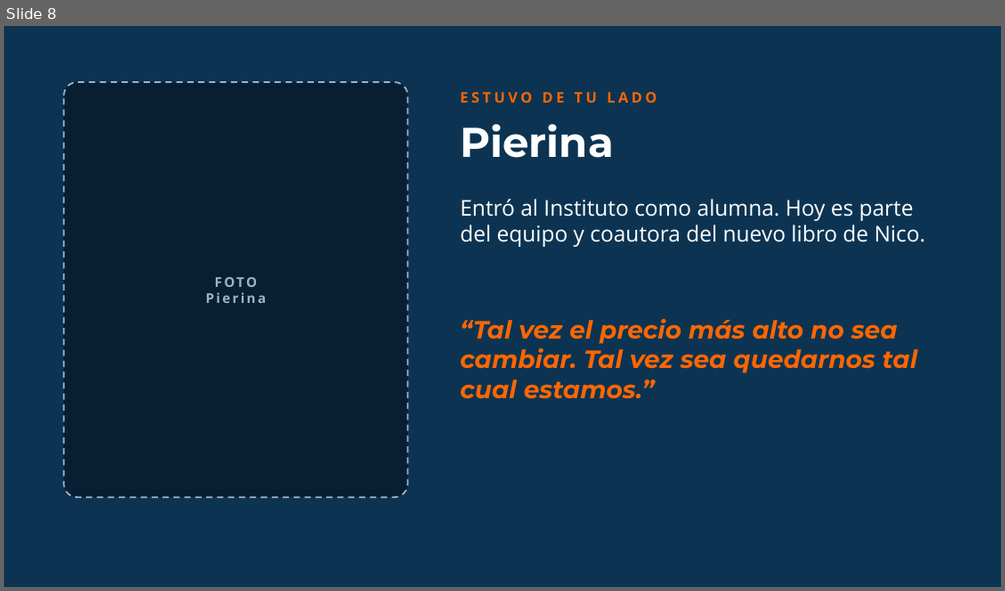
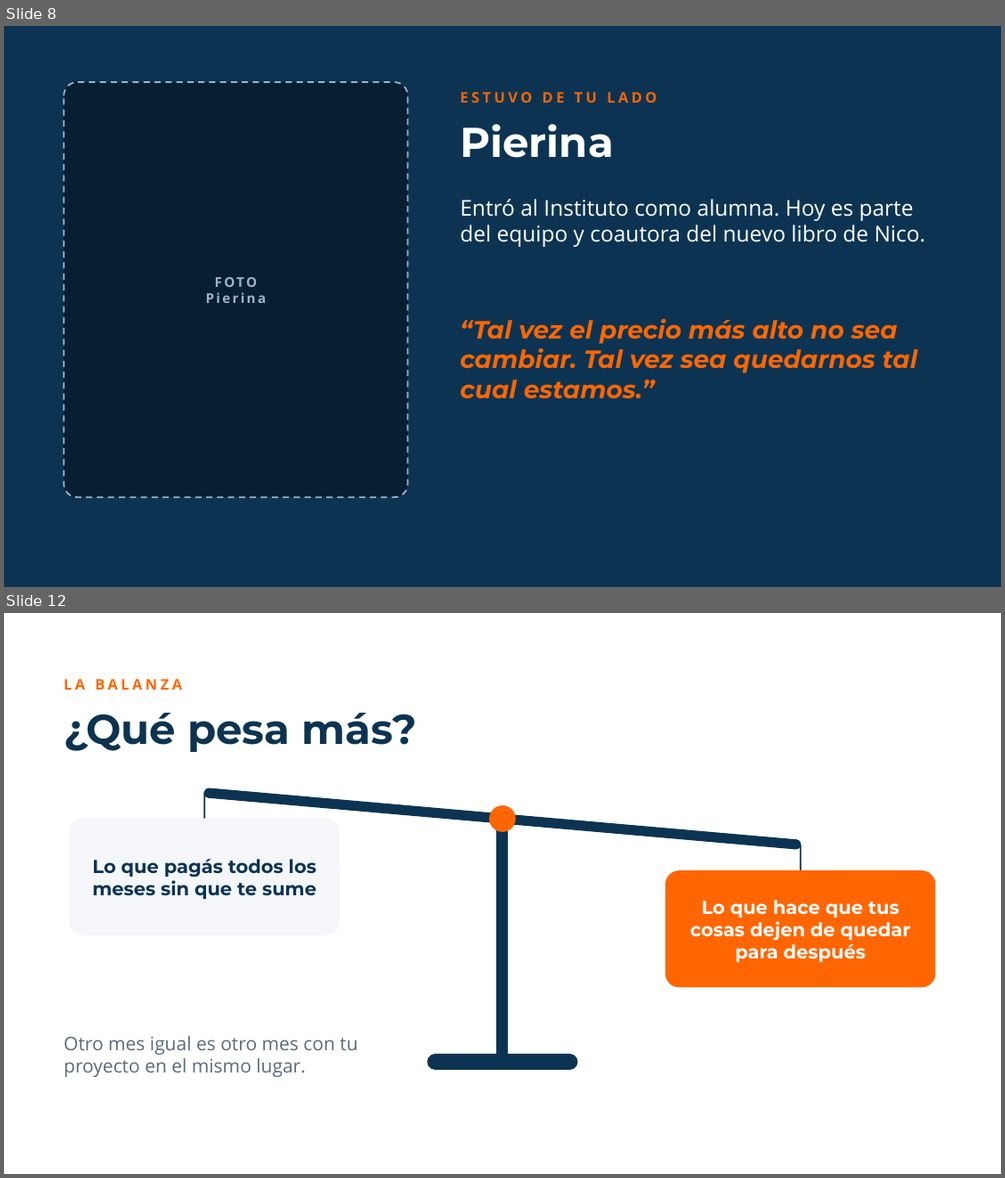
Before and after one commit to rolandopaypal9823/detodo, a slide deck: landing-siempre-on/masterclass-27-octubre/pitch-comunidad-productiva.pptx. Shown one above the other, each under a label of ours: slide 8 before the commit, slides 8 and 12 after it; the slides between them are not shown. The pictures are 1005x591 and 1005x1178 pixels, drawn with LibreOffice and Linux fonts; fonts in the diff are those of the drawing; background and template pictures are left out. Boxes give left, top, right and bottom in pixels: in the first picture for what was removed or moved away, otherwise in the second. Text is boxed around its words. In the diff, an @@ line names an element or a change of style, - is before the commit and + after.

```diff
--- a/landing-siempre-on/masterclass-27-octubre/pitch-comunidad-productiva.pptx
+++ b/landing-siempre-on/masterclass-27-octubre/pitch-comunidad-productiva.pptx
@@ slide 12 added at [4, 613, 1001, 1174], background #FFFFFF @@
@@ text added at [64, 679, 182, 690], 14 pt, text #FF6602, bold @@
+LA BALANZA
@@ title added at [64, 713, 416, 752], 40 pt, text #0C3452, bold @@
+¿Qué pesa más?
@@ rounded rectangle added at [204, 788, 801, 849], fill #0C3452, outline #0C3452 1 pt @@
@@ line added from (204, 793) to (204, 819), #0C3452 1.5 pt @@
@@ rounded rectangle added at [70, 819, 339, 934], fill #F4F6FA, outline #F4F6FA 1 pt @@
@@ ellipse added at [490, 806, 516, 831], fill #FF6602, outline #FF6602 1 pt @@
@@ rectangle added at [498, 819, 508, 1058], fill #0C3452, outline #0C3452 1 pt @@
@@ line added from (801, 844) to (801, 871), #0C3452 1.5 pt @@
@@ text added at [92, 859, 316, 899], 18 pt, text #0C3452, bold @@
+Lo que pagás todos los meses sin que te sume
@@ rounded rectangle added at [666, 871, 935, 987], fill #FF6602, outline #FF6602 1 pt @@
@@ text added at [690, 900, 911, 962], 18 pt, text #FFFFFF, bold @@
+Lo que hace que tus cosas dejen de quedar para después
@@ text added at [64, 1036, 357, 1077], 18 pt, text #5A6B7E @@
+Otro mes igual es otro mes con tu proyecto en el mismo lugar.
@@ rounded rectangle added at [428, 1054, 577, 1070], fill #0C3452, outline #0C3452 1 pt @@
```
Also in this commit, not shown: 7 slides changed, 7 other slides added, 5 slides removed.
